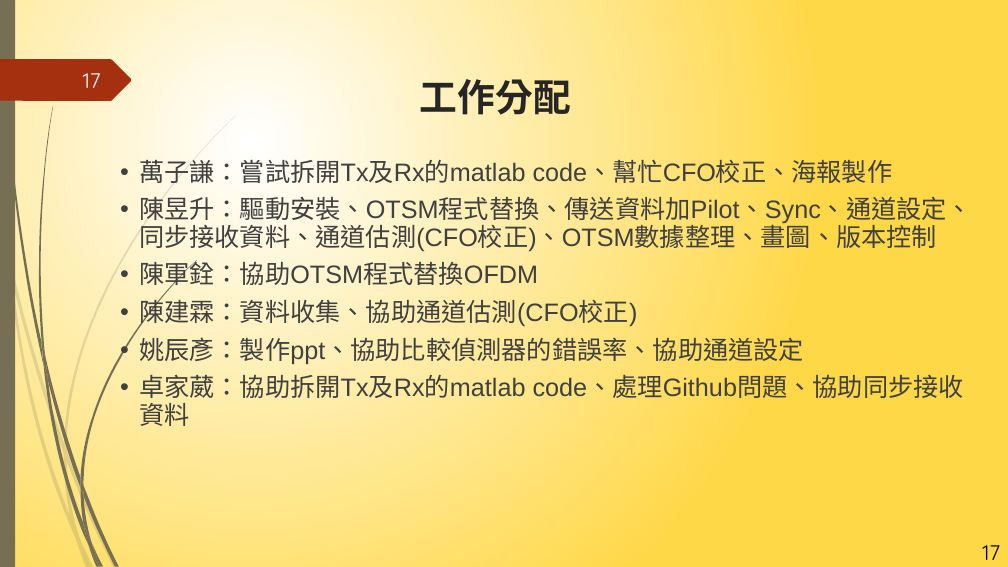
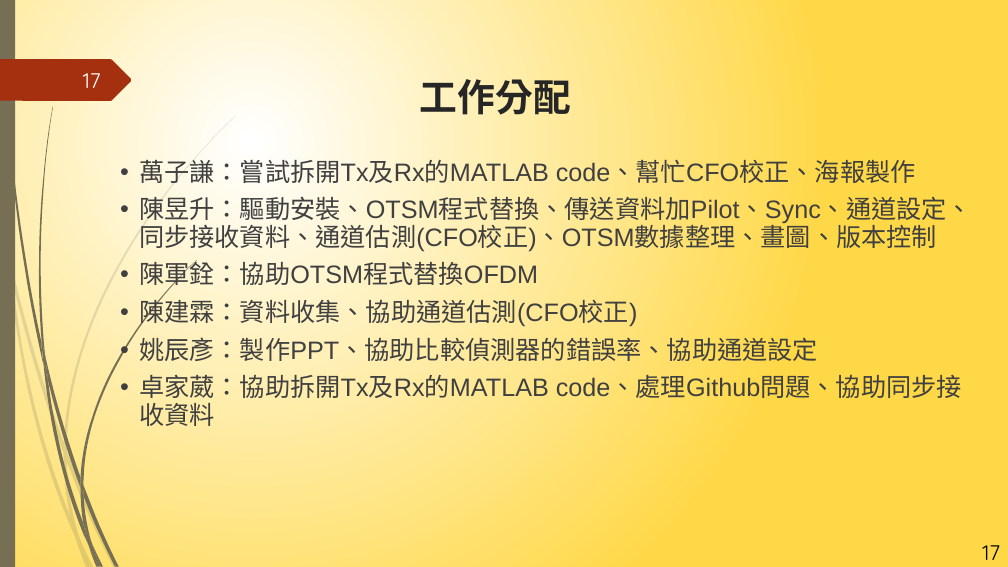
Before and after one commit to NIUWCSP/OTSM, a slide deck: slide 17 of report/以SDR實現OTSM通訊技術.pptx. Drawn at 1008x567 pixels with LibreOffice and Linux fonts; fonts in the diff are those of the drawing. Boxes give left, top, right and bottom in pixels: in the first picture for what was removed or moved away, otherwise in the second. Text is boxed around its words. In the diff, an @@ line names an element or a change of style, - is before the commit and + after.

```diff
--- a/report/以SDR實現OTSM通訊技術.pptx
+++ b/report/以SDR實現OTSM通訊技術.pptx
@@ text at (139,155,916,188): text changed @@
-• 萬子謙：嘗試拆開Tx及Rx的matlab code、幫忙CFO校正、海報製作
+• 萬子謙：嘗試拆開Tx及Rx的MATLAB code、幫忙CFO校正、海報製作
@@ text at (139,333,962,426): text changed @@
-• 姚辰彥：製作ppt、協助比較偵測器的錯誤率、協助通道設定
-• 卓家葳：協助拆開Tx及Rx的matlab code、處理Github問題、協助同步接收資料
+• 姚辰彥：製作PPT、協助比較偵測器的錯誤率、協助通道設定
+• 卓家葳：協助拆開Tx及Rx的MATLAB code、處理Github問題、協助同步接收資料
```
Also in this commit, not shown: 2 other slides changed.
